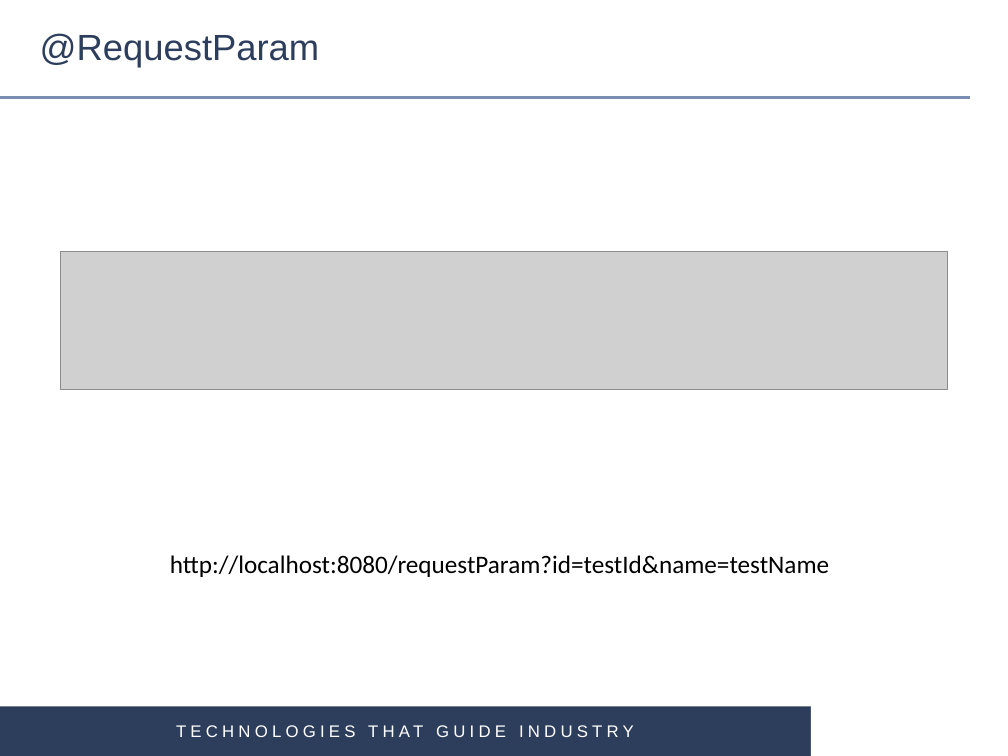
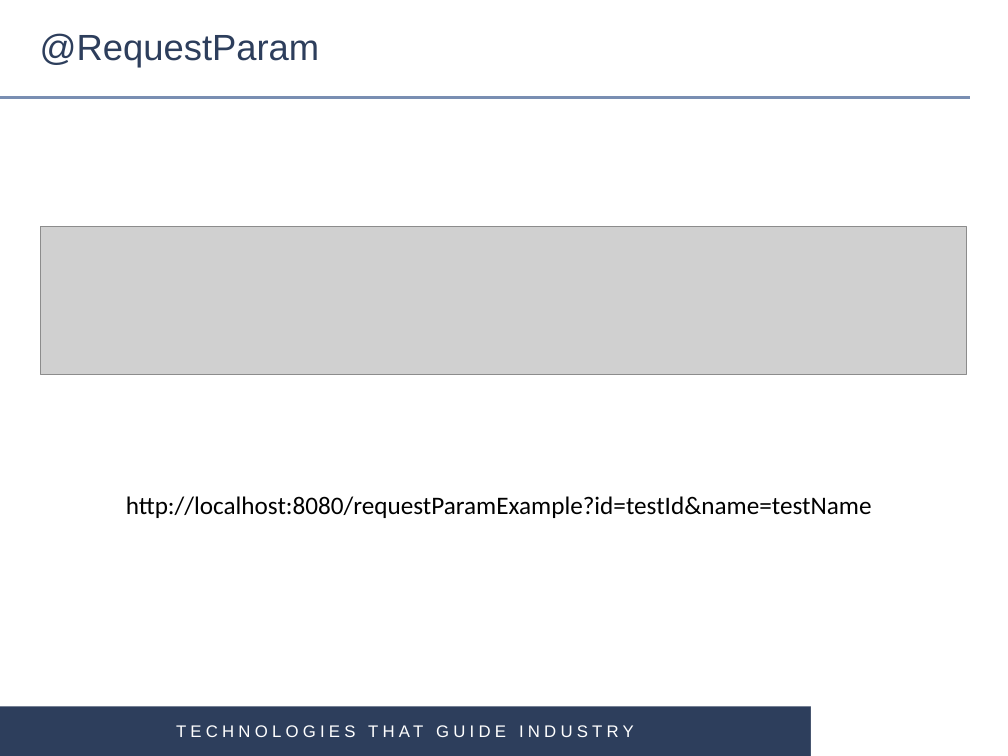
Before and after one commit to gardian91/SPRING_MVC-PSK, a slide deck: slide 13 of Spring MVC.pptx (slide 12 before the commit). Drawn at 1008x756 pixels with LibreOffice and Linux fonts; fonts in the diff are those of the drawing; grey boxes stand for pictures; background and template pictures are left out. Boxes give left, top, right and bottom in pixels: in the first picture for what was removed or moved away, otherwise in the second. Text is boxed around its words. In the diff, an @@ line names an element or a change of style, - is before the commit and + after.

```diff
--- a/Spring MVC.pptx
+++ b/Spring MVC.pptx
@@ picture: place and size @@
-picture at [60,251,947,389]
+picture at [41,227,967,375]
@@ text at [126,496,872,518]: text changed @@
-http://localhost:8080/requestParam?id=testId&name=testName
+http://localhost:8080/requestParamExample?id=testId&name=testName
```
Also in this commit, not shown: 5 other slides changed, 1 slide added, 5 other files.
